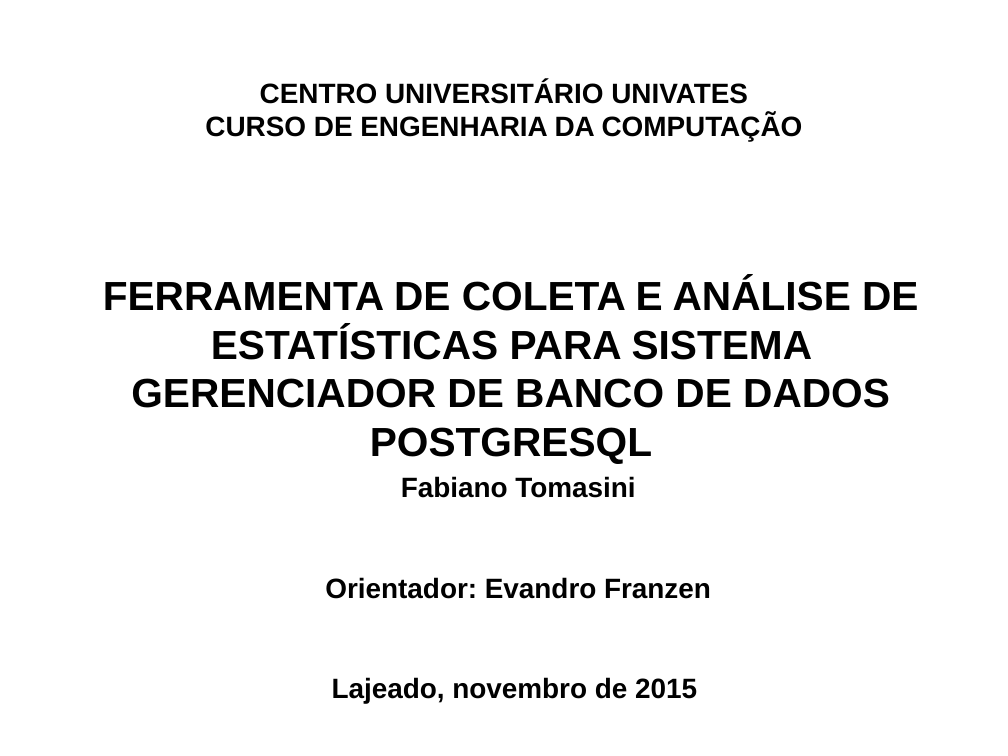
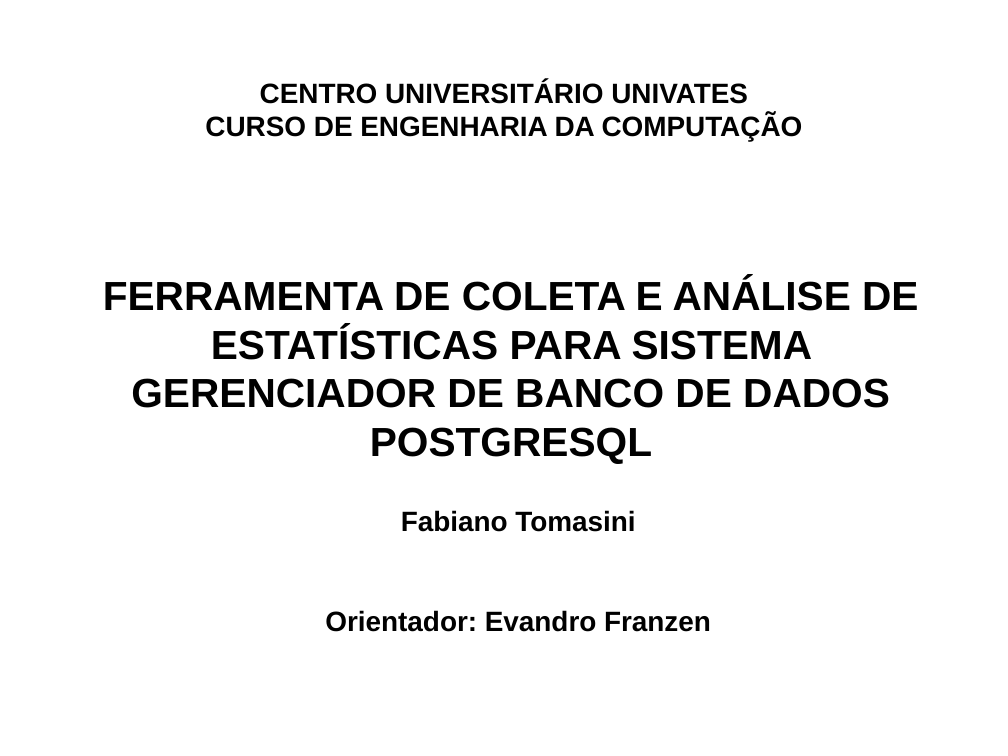
Before and after one commit to ftomasini/smdb, a slide deck: slide 1 of Documentos/FTOMASINI/FINAL/APRESENTACAO.odp. Drawn at 1008x756 pixels with LibreOffice and Linux fonts; fonts in the diff are those of the drawing; background and template pictures are left out. Boxes give left, top, right and bottom in pixels: in the first picture for what was removed or moved away, otherwise in the second. Text is boxed around its words. In the diff, an @@ line names an element or a change of style, - is before the commit and + after.

```diff
--- a/Documentos/FTOMASINI/FINAL/APRESENTACAO.odp
+++ b/Documentos/FTOMASINI/FINAL/APRESENTACAO.odp
@@ text "Fabiano Tomasini": place and size @@
-text "Fabiano Tomasini" at [325,476,711,703]
+text "Fabiano Tomasini" at [325,510,711,632]
@@ text at [332,677,697,703]: paragraph removed @@
-Lajeado, novembro de 2015
```
Also in this commit, not shown: 3 slides added, 1 slide removed, 3 other files.
